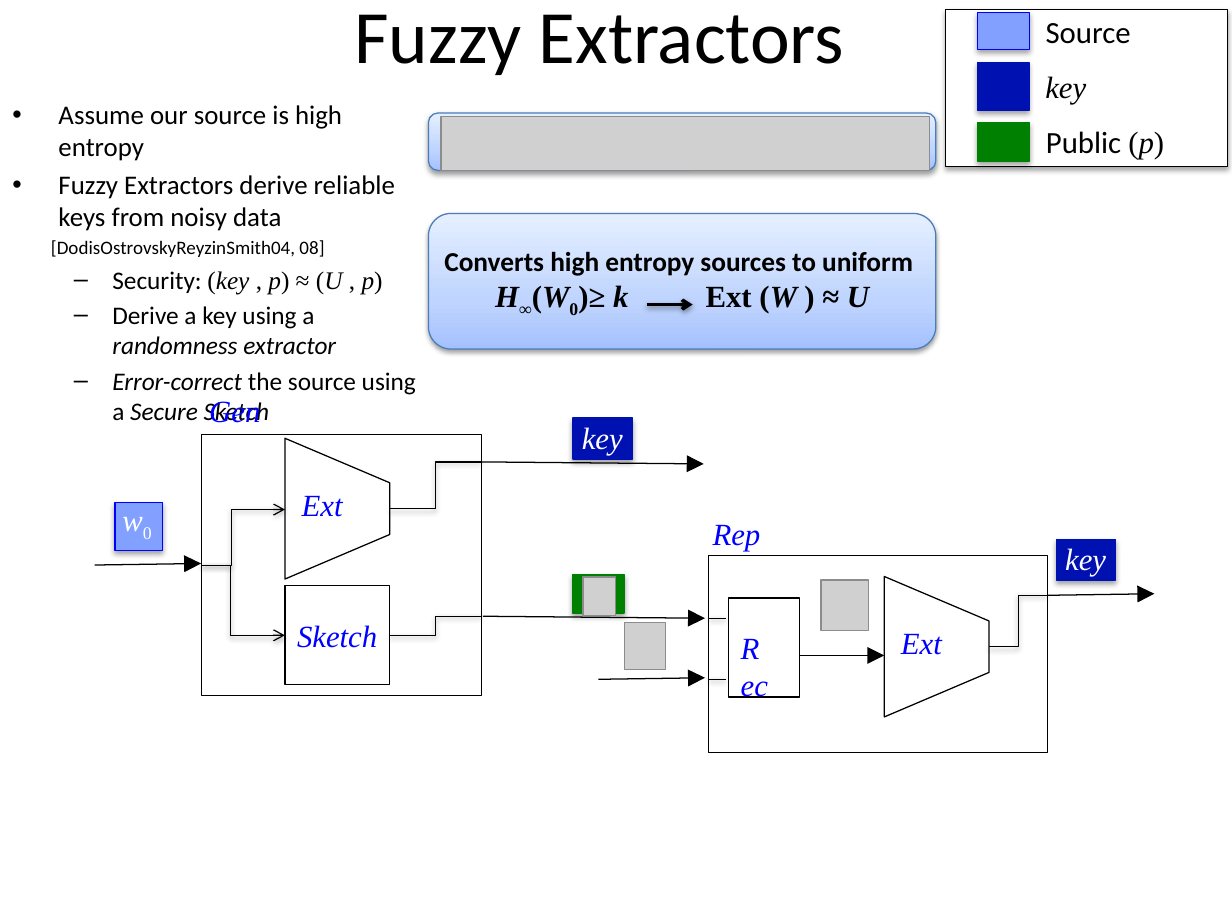
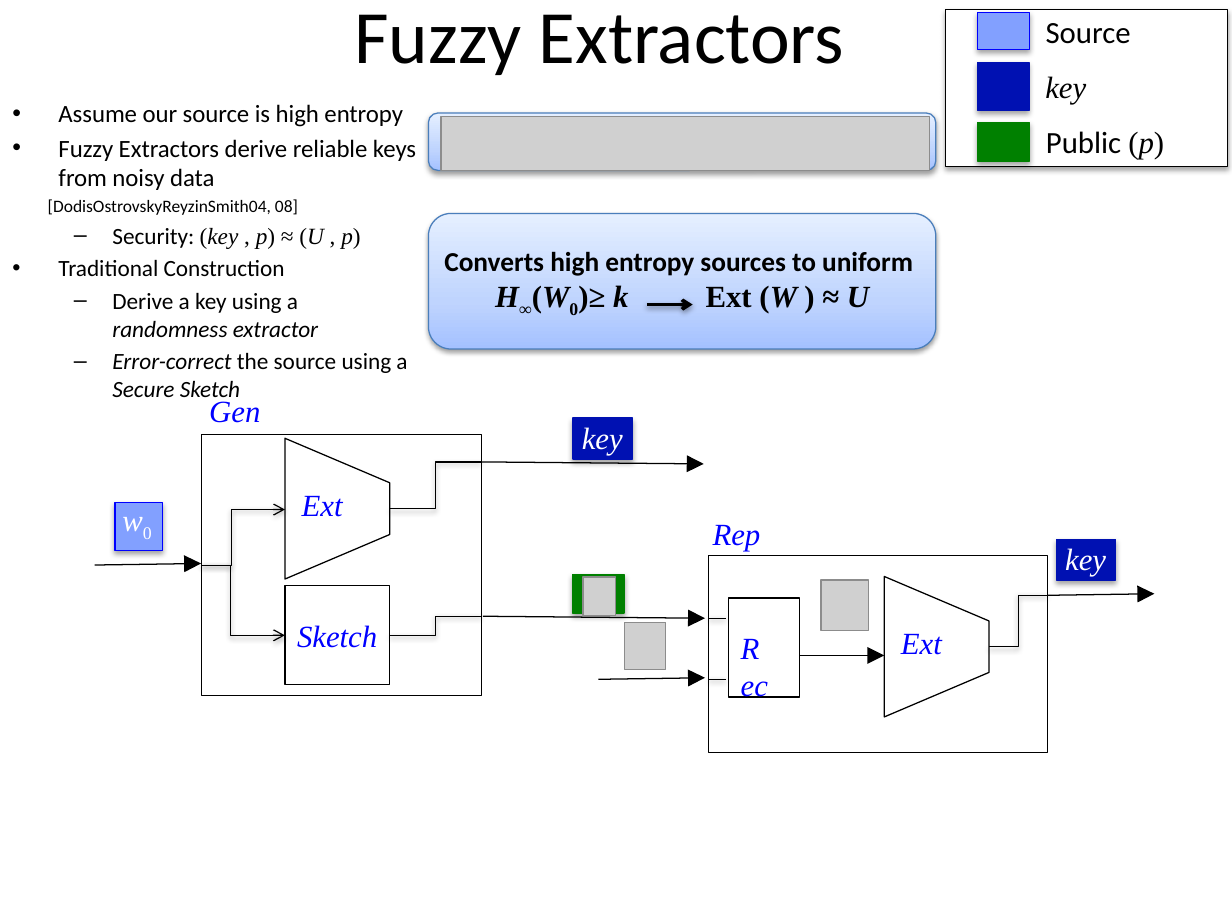
Before and after one commit to xianruimeng/comp-fuzzy-ext, a slide deck: slide 6 of ComputationalFuzzyExtractors.pptx. Drawn at 1232x924 pixels with LibreOffice and Linux fonts; fonts in the diff are those of the drawing; grey boxes stand for pictures. Boxes give left, top, right and bottom in pixels: in the first picture for what was removed or moved away, otherwise in the second. Text is boxed around its words. In the diff, an @@ line names an element or a change of style, - is before the commit and + after.

```diff
--- a/ComputationalFuzzyExtractors.pptx
+++ b/ComputationalFuzzyExtractors.pptx
@@ text at bbox=[48, 104, 416, 397]: size 15.7 to 14.4 pt in "Assume our source is high entropy", "Fuzzy Extractors derive reliable keys from noisy ..."; size 11.1 to 10.2 pt in "[DodisOstrovskyReyzinSmith04, 08]"; size 14.8 to 13.6 pt in "Security: (key , p) ≈ (U , ...", "Derive a key using a randomness extractor", "Error-correct the source using a Secure Sketch" @@
@@ text at bbox=[58, 260, 285, 276]: paragraph added @@
+• Traditional Construction
```
Also in this commit, not shown: 8 other slides changed.
